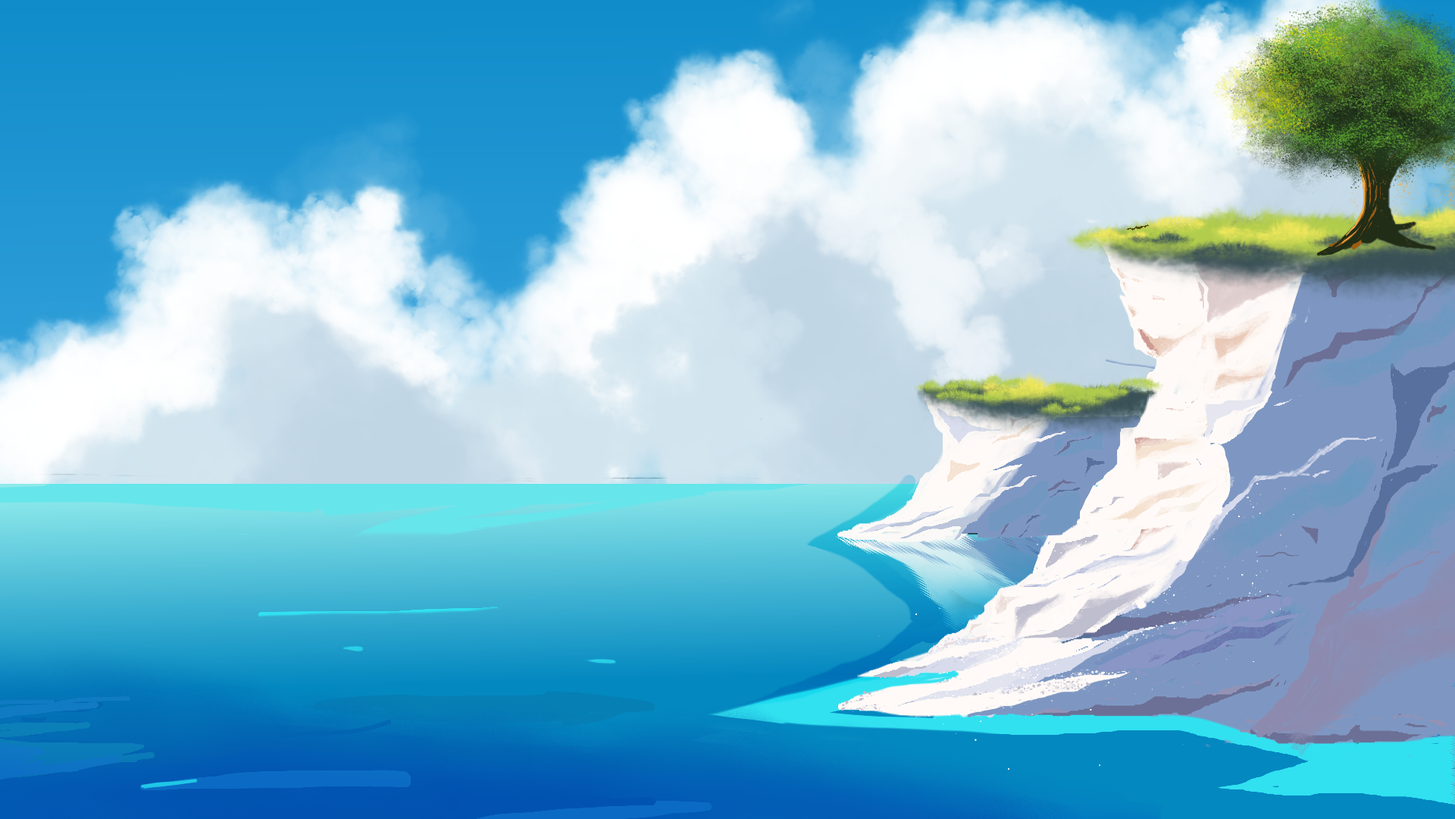
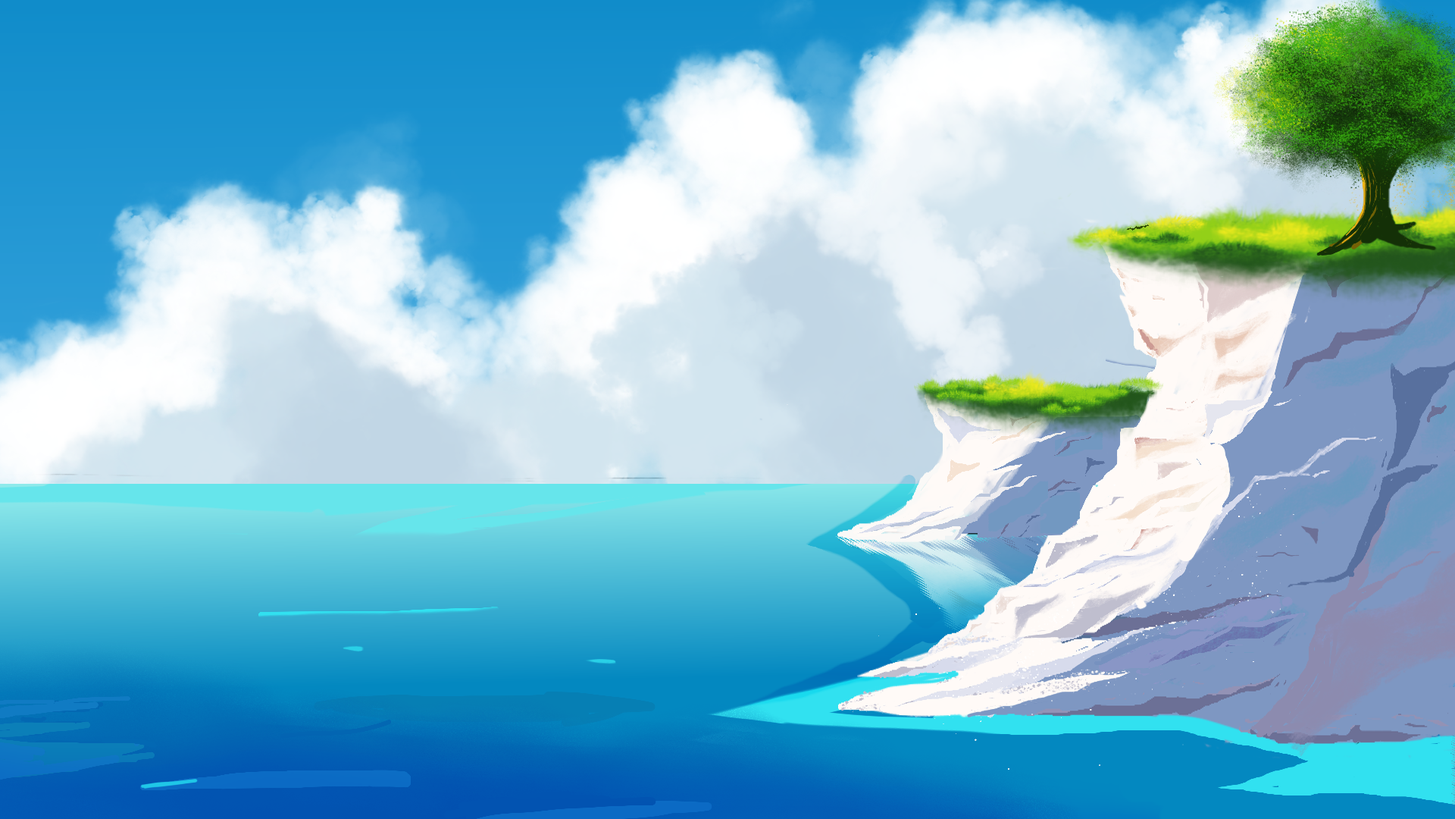
Layers edited between the first and the second w=1455, h=819 image:
showed "Mask Layer" (1st of 2, in "Clipping Group 8"), painted on it over [left=914, top=0, right=1455, bottom=439]
painted on "Paint Layer 6" over [left=914, top=48, right=1455, bottom=439]
painted on "Mask Layer" (2nd of 2, in "Clipping Group 5") over [left=914, top=242, right=1455, bottom=439]
painted on "Clouds" over [left=914, top=0, right=1455, bottom=439]
painted on "Copy of Mountains" over [left=914, top=291, right=1452, bottom=439]
painted on "Paint Layer 4" over [left=1095, top=436, right=1122, bottom=439]
painted on "Paint Layer 3" over [left=1095, top=436, right=1122, bottom=439]
painted on "Paint Layer 2" over [left=914, top=0, right=1455, bottom=439]
